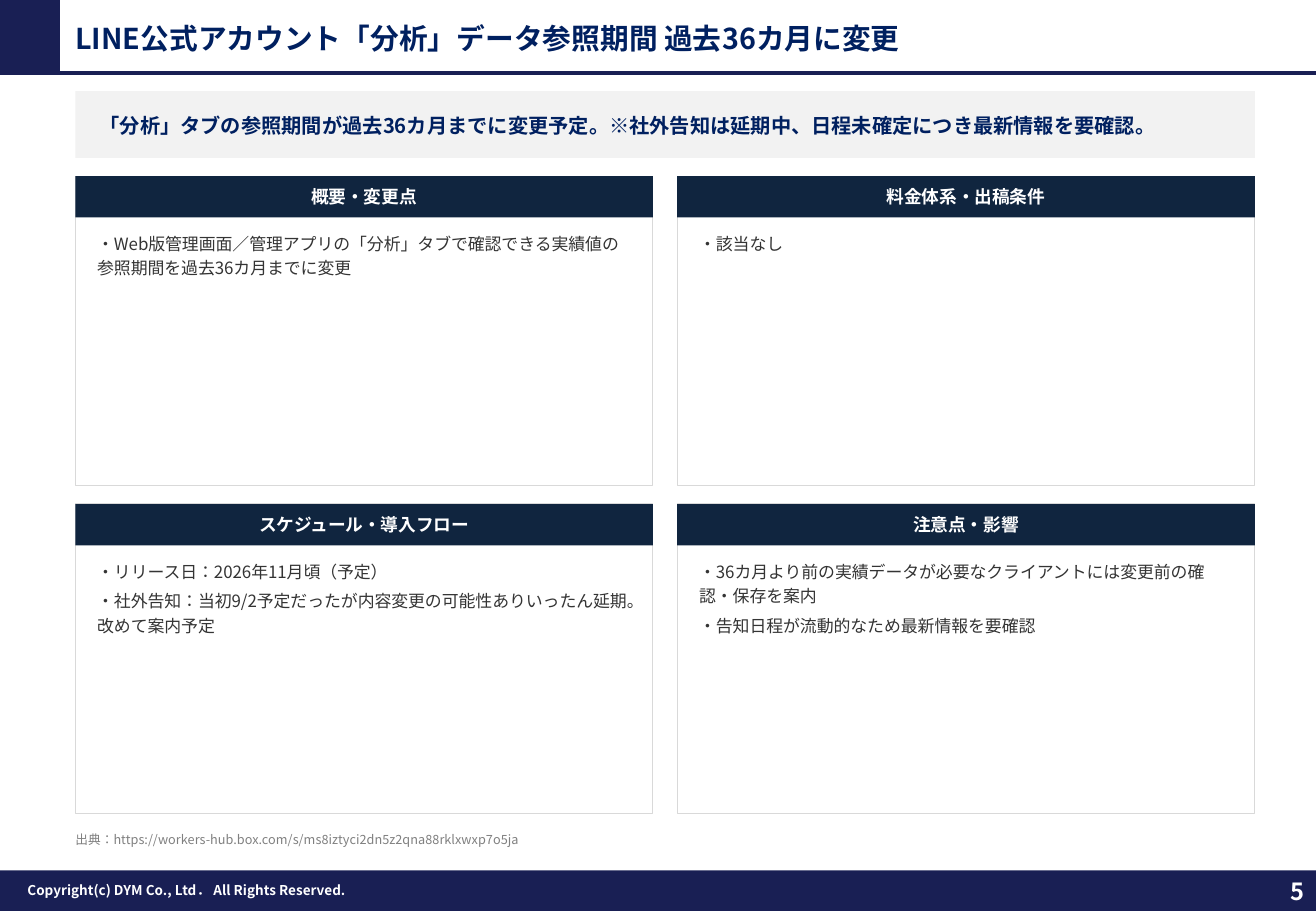
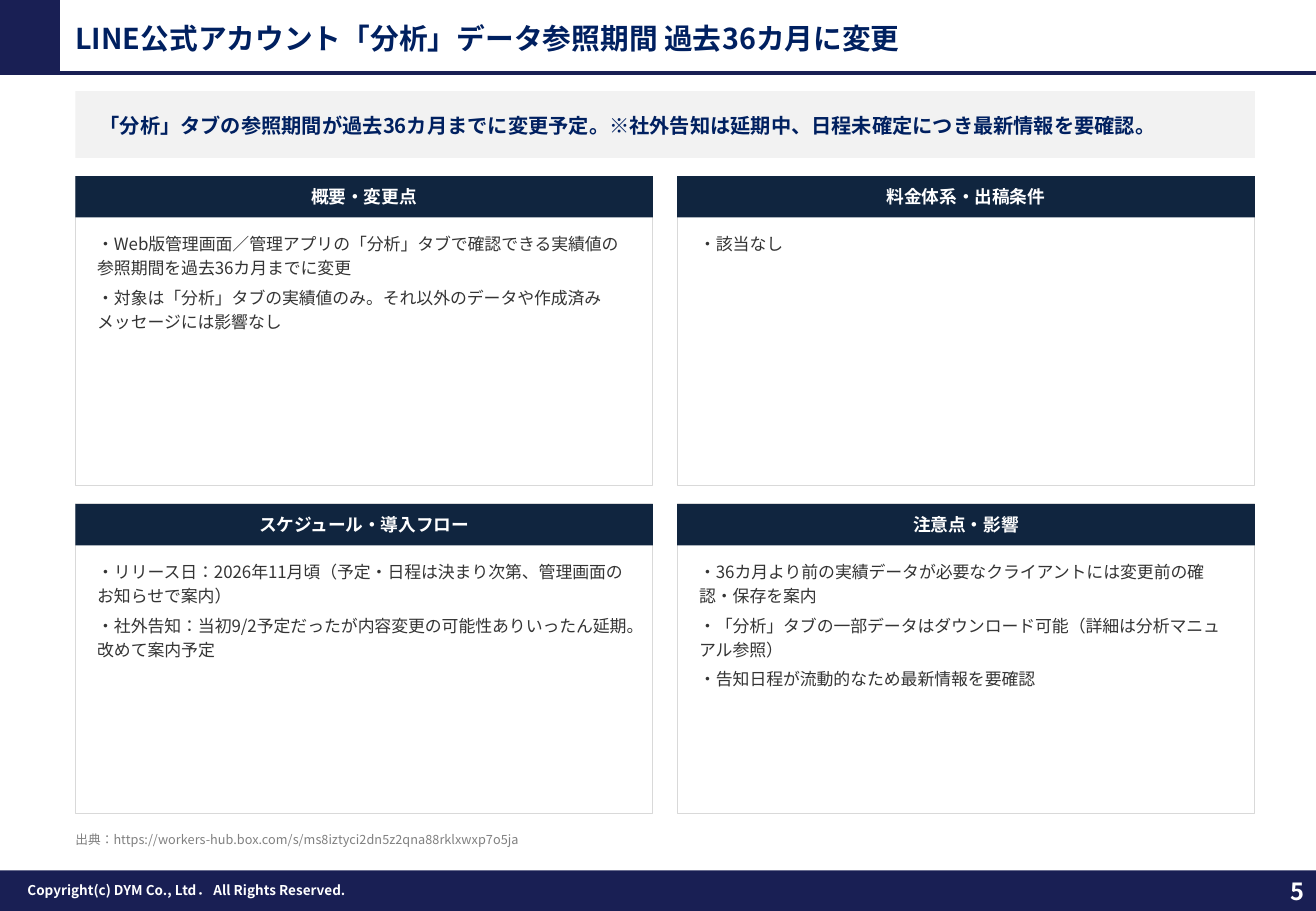
Before and after one commit to tonomura-r-dev/folder, a slide deck: slide 5 of LINEOA媒体最新情報_2026年9月トレンドレポート.pptx. Drawn at 1316x911 pixels with LibreOffice and Linux fonts; fonts in the diff are those of the drawing; background and template pictures are left out. Boxes give left, top, right and bottom in pixels: in the first picture for what was removed or moved away, otherwise in the second. Text is boxed around its words. In the diff, an @@ line names an element or a change of style, - is before the commit and + after.

```diff
--- a/LINEOA媒体最新情報_2026年9月トレンドレポート.pptx
+++ b/LINEOA媒体最新情報_2026年9月トレンドレポート.pptx
@@ text at (x1=97, y1=289, x2=601, y2=330): paragraph added @@
+・対象は「分析」タブの実績値のみ。それ以外のデータや作成済みメッセージには影響なし
@@ text at (x1=97, y1=563, x2=623, y2=604): text changed @@
-・リリース日：2026年11月頃（予定）
+・リリース日：2026年11月頃（予定・日程は決まり次第、管理画面のお知らせで案内）
@@ text at (x1=699, y1=617, x2=1220, y2=658): paragraph added @@
+・「分析」タブの一部データはダウンロード可能（詳細は分析マニュアル参照）
```
Also in this commit, not shown: 3 other slides changed, 1 other file.
